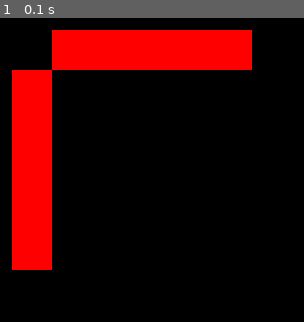
Above: before the commit, frame 1.
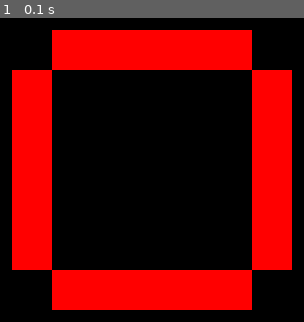
Above: after the commit, the same moment.

Repository: LittleFinchy/mini-pygames
Game: pygame game, started from digital_clock/main.py
The game is run twice, just before and just after one commit, with the same random seed, the same clock (stepped at 60 frames per second) and the same inputs.
Inputs:
- Up to frame 1 (0.1 s): no input

The runs differ from the first frame. In frame 1, 17% of the frame differs, in the area x 17-97%, y 17-97%.

Commit message:
Update main.py

Diff:
--- a/digital_clock/main.py
+++ b/digital_clock/main.py
@@ -18,8 +18,10 @@
 
 seg1 = Segment(40,40, upright=True)
 seg2 = Segment(60,20)
+seg3 = Segment(160,40, upright=True)
+seg4 = Segment(60,140)
 
-dig = Digit([seg1, seg2])
+dig = Digit([seg1, seg2, seg3, seg4])
 
 run = True
 while run:
